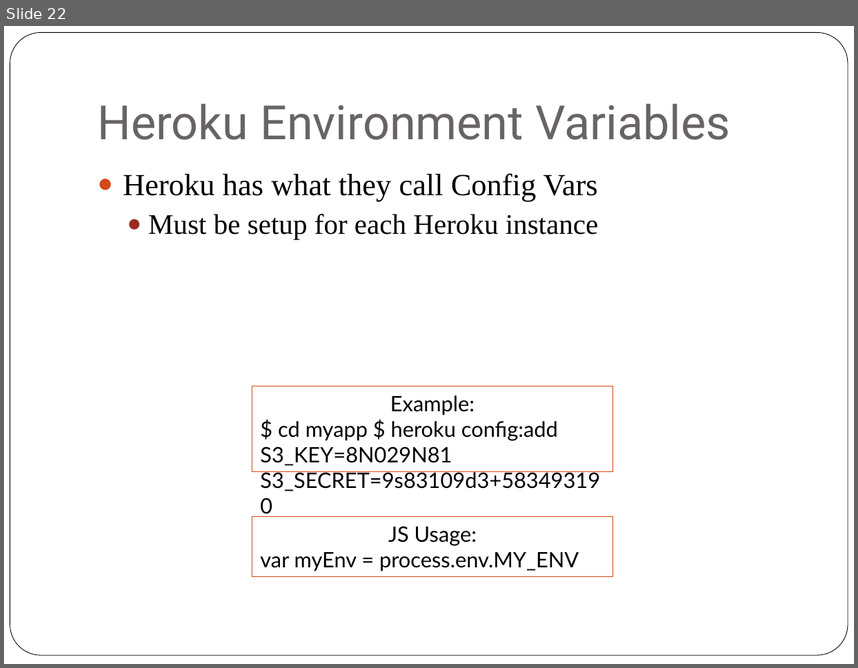
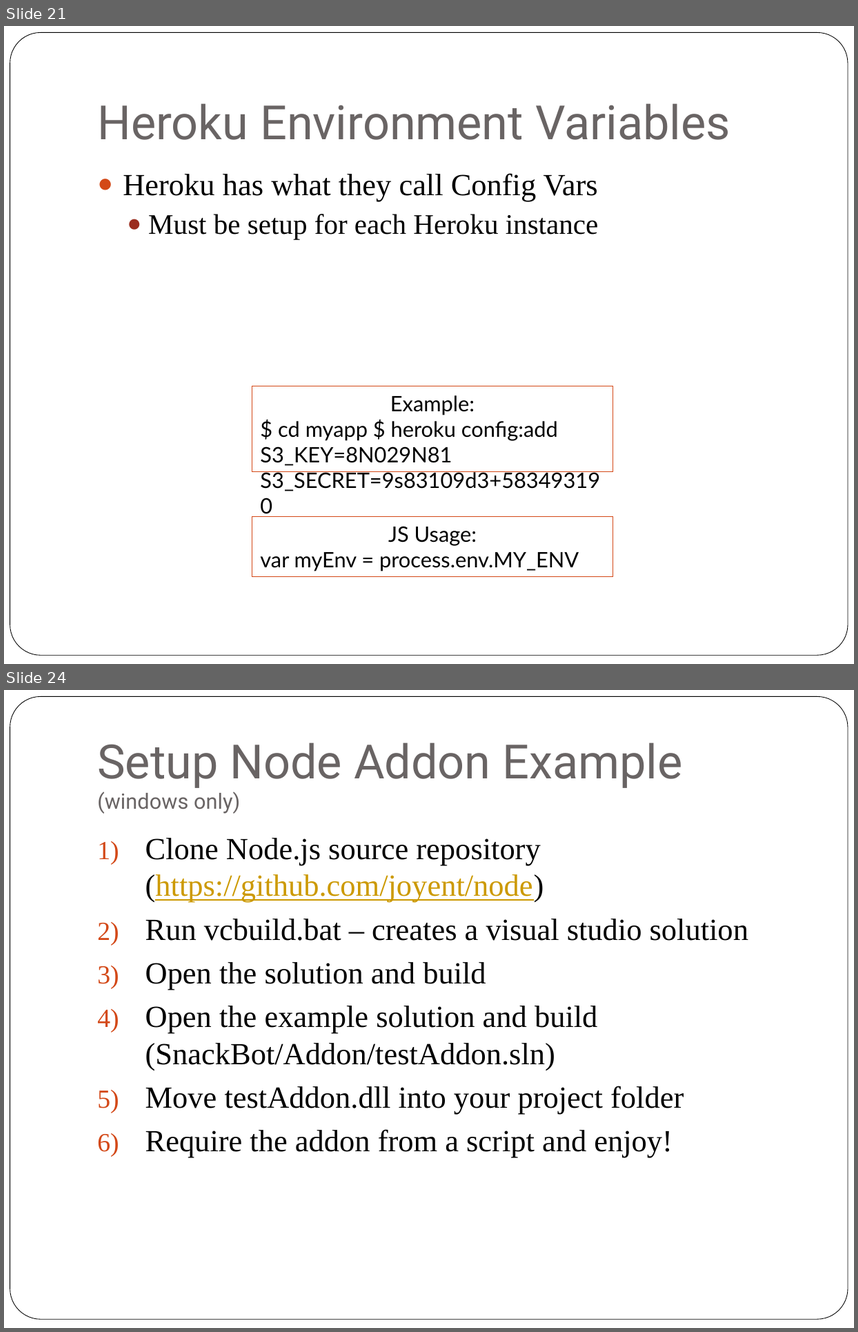
Before and after one commit to ZECTBynmo/SnackBot, a slide deck: SnackBot.pptx. Shown one above the other, each under a label of ours: slide 22 before the commit, slides 21 and 24 after it; the slides between them are not shown. The pictures are 858x668 and 858x1332 pixels, drawn with LibreOffice and Linux fonts; fonts in the diff are those of the drawing. Boxes give left, top, right and bottom in pixels: in the first picture for what was removed or moved away, otherwise in the second. Text is boxed around its words. In the diff, an @@ line names an element or a change of style, - is before the commit and + after.

```diff
--- a/SnackBot.pptx
+++ b/SnackBot.pptx
@@ slide 24 added at [4,690,854,1328], background #FFFFFF; not listed: 1 template element that a slide beside it also shows @@
@@ title added at [97,742,682,814], 40 pt, text #696464 @@
+Setup Node Addon Example
+(windows only)
@@ text added at [145,838,749,1157], 26 pt, text #000000 @@
+1) Clone Node.js source repository (https://github.com/joyent/node)
+2) Run vcbuild.bat – creates a visual studio solution
+3) Open the solution and build
+4) Open the example solution and build (SnackBot/Addon/testAddon.sln)
+5) Move testAddon.dll into your project folder
+6) Require the addon from a script and enjoy!
@@ what was slide 22 is now slide 21 @@
```
Also in this commit, not shown: 7 slides changed, 2 other slides added, 2 slides removed.
